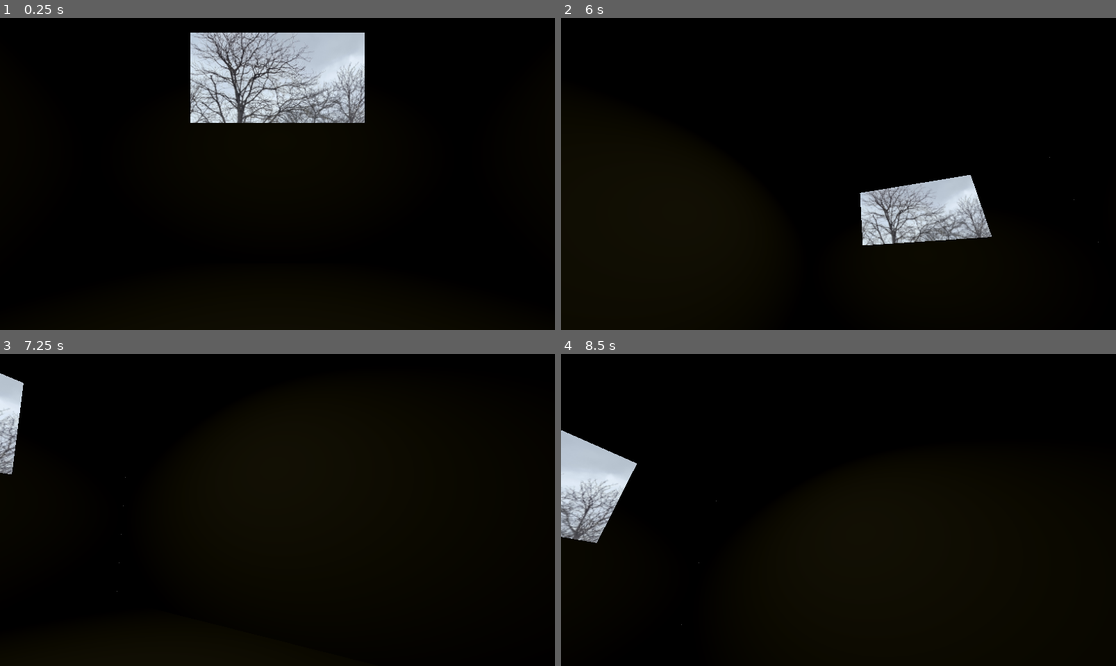
Above: before the commit, frames 1-4 (two rows, left to right).
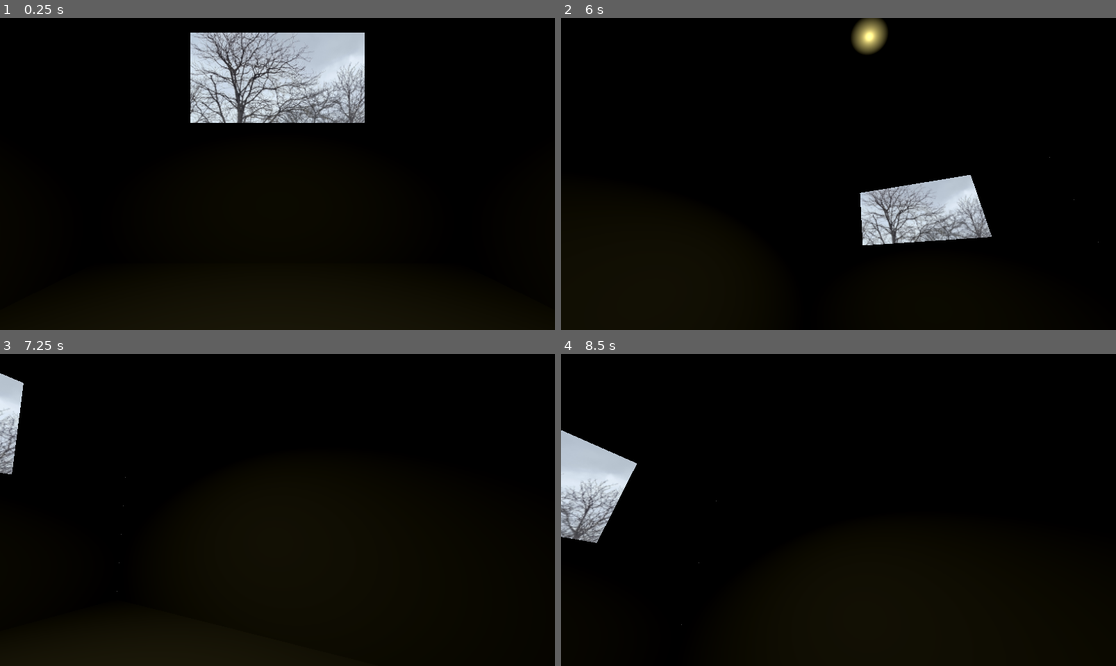
Above: after the commit, the same moments.

Repository: Nawreua/pizza-doggy-jam-4
Game: Godot game, scene res://levels/room213/room213.tscn
Two runs of this game, one before a commit and one after it. Both use one fixed random seed, a clock stepped at 60 frames per second and the inputs below. The project has no main scene, so this scene is started directly. Video files are missing from this copy of the repository; at most half a second of black plays in their place.
Inputs (mouse positions are in pixels of both pictures, inside the frame that each line leads up to):
- Up to frame 1 (0.25 s): no input
- Up to frame 2 (6 s): tap Enter at 0.5 s; move the mouse to (960, 158) at 0.52 s; hold D (turn_right) 0.53-1.28 s; move the mouse to (727, 189) at 1.27 s; hold S (move_backward) 1.28-2.03 s; move the mouse to (894, 105) at 2.02 s; hold D (turn_right) 2.03-2.78 s; move the mouse to (810, 236) at 2.77 s; hold W (move_forward) 2.78-3.53 s; move the mouse to (1005, 220) at 3.52 s; hold A (turn_left) 3.53-5.03 s; tap Space at 4.25 s; move the mouse to (672, 127) at 4.27 s; move the mouse to (866, 174) at 5.02 s; hold S (move_backward) 5.03-5.78 s; move the mouse to (755, 96) at 5.77 s; hold D (turn_right) from 5.78 s (still down)
- Up to frame 3 (7.25 s): move the mouse to (399, 494) at 6.52 s; release D (turn_right) at 6.53 s; hold W (move_forward) from 6.53 s (still down)
- Up to frame 4 (8.5 s): move the mouse to (727, 525) at 7.27 s; release W (move_forward) at 7.28 s; hold D (turn_right) 7.28-8.03 s; move the mouse to (894, 441) at 8.02 s; hold S (move_backward) from 8.03 s (still down)

The runs differ from the first frame. In frame 2, 0.6% of the frame differs, in the area x 52-66%, y 0-56%; in frame 3, less than 0.1%; in frame 4, less than 0.1%.

Commit message:
levels: refactor light and materials

Diff:
--- /dev/null
+++ b/assets/materials/wall_grey.tres
@@ -0,0 +1,4 @@
+[gd_resource type="StandardMaterial3D" format=3 uid="uid://d2wuvwotxphge"]
+
+[resource]
+albedo_color = Color(0.53333336, 0.53333336, 0.53333336, 1)
--- a/levels/room213/room213.tscn
+++ b/levels/room213/room213.tscn
@@ -1,26 +1,22 @@
 [gd_scene format=3 uid="uid://3kw4i2con0fx"]
 
 [ext_resource type="PackedScene" uid="uid://cx1t64q6n6hl6" path="res://scenes/player/player.tscn" id="1_xdukt"]
+[ext_resource type="Material" uid="uid://d2wuvwotxphge" path="res://assets/materials/wall_grey.tres" id="2_27s84"]
 [ext_resource type="Texture2D" uid="uid://bg4j3n41p84kd" path="res://assets/textures/window.png" id="2_j4gsr"]
 [ext_resource type="PackedScene" uid="uid://c6qgbxwytntu0" path="res://assets/models/door.tscn" id="3_nhgb8"]
+[ext_resource type="PackedScene" uid="uid://dxa8xtqr7xgxb" path="res://scenes/props/lights/spot_light_simple.tscn" id="3_wfikd"]
 [ext_resource type="Script" uid="uid://ckiinf2oss6nx" path="res://scripts/level_transition.gd" id="4_4nxun"]
 [ext_resource type="VideoStream" uid="uid://cjc0if3ipn2il" path="res://assets/videos/door_opening_low_res.ogv" id="4_iyrh7"]
 
-[sub_resource type="StandardMaterial3D" id="StandardMaterial3D_s7i53"]
-albedo_color = Color(0.53333336, 0.53333336, 0.53333336, 1)
-
 [sub_resource type="PlaneMesh" id="PlaneMesh_s7i53"]
-material = SubResource("StandardMaterial3D_s7i53")
+material = ExtResource("2_27s84")
 size = Vector2(4, 5)
 
 [sub_resource type="ConcavePolygonShape3D" id="ConcavePolygonShape3D_xdukt"]
 data = PackedVector3Array(2, 0, 2.5, -2, 0, 2.5, 2, 0, -2.5, -2, 0, 2.5, -2, 0, -2.5, 2, 0, -2.5)
 
-[sub_resource type="StandardMaterial3D" id="StandardMaterial3D_xdukt"]
-albedo_color = Color(0.53333336, 0.53333336, 0.53333336, 1)
-
 [sub_resource type="PlaneMesh" id="PlaneMesh_xdukt"]
-material = SubResource("StandardMaterial3D_xdukt")
+material = ExtResource("2_27s84")
 flip_faces = true
 size = Vector2(5, 3.25)
 orientation = 0
@@ -28,41 +24,29 @@
 [sub_resource type="ConcavePolygonShape3D" id="ConcavePolygonShape3D_j4gsr"]
 data = PackedVector3Array(0, -1.5, 2.5, 0, -1.5, -2.5, 0, 1.5, -2.5, 0, 1.5, 2.5, 0, -1.5, 2.5, 0, 1.5, -2.5)
 
-[sub_resource type="StandardMaterial3D" id="StandardMaterial3D_j4gsr"]
-albedo_color = Color(0.53333336, 0.53333336, 0.53333336, 1)
-
 [sub_resource type="PlaneMesh" id="PlaneMesh_j4gsr"]
-material = SubResource("StandardMaterial3D_j4gsr")
+material = ExtResource("2_27s84")
 size = Vector2(5, 3.25)
 orientation = 0
 
 [sub_resource type="ConcavePolygonShape3D" id="ConcavePolygonShape3D_nhgb8"]
 data = PackedVector3Array(0, -1.5, -2.5, 0, -1.5, 2.5, 0, 1.5, -2.5, 0, -1.5, 2.5, 0, 1.5, 2.5, 0, 1.5, -2.5)
 
-[sub_resource type="StandardMaterial3D" id="StandardMaterial3D_nhgb8"]
-albedo_color = Color(0.53333336, 0.53333336, 0.53333336, 1)
-
 [sub_resource type="PlaneMesh" id="PlaneMesh_nhgb8"]
-material = SubResource("StandardMaterial3D_nhgb8")
+material = ExtResource("2_27s84")
 size = Vector2(4, 3.25)
 orientation = 2
 
 [sub_resource type="ConcavePolygonShape3D" id="ConcavePolygonShape3D_iyrh7"]
 data = PackedVector3Array(2, -1.5, 0, -2, -1.5, 0, 2, 1.5, 0, -2, -1.5, 0, -2, 1.5, 0, 2, 1.5, 0)
 
-[sub_resource type="StandardMaterial3D" id="StandardMaterial3D_iyrh7"]
-albedo_color = Color(0.53333336, 0.53333336, 0.53333336, 1)
-
 [sub_resource type="PlaneMesh" id="PlaneMesh_iyrh7"]
-material = SubResource("StandardMaterial3D_iyrh7")
+material = ExtResource("2_27s84")
 flip_faces = true
 size = Vector2(4, 5)
 
-[sub_resource type="StandardMaterial3D" id="StandardMaterial3D_4nxun"]
-albedo_color = Color(0.53333336, 0.53333336, 0.53333336, 1)
-
 [sub_resource type="PlaneMesh" id="PlaneMesh_27s84"]
-material = SubResource("StandardMaterial3D_4nxun")
+material = ExtResource("2_27s84")
 flip_faces = true
 size = Vector2(4, 3.25)
 orientation = 2
@@ -76,7 +60,7 @@
 [node name="Room213" type="Node3D" unique_id=1320894127]
 
 [node name="Player" parent="." unique_id=798795127 instance=ExtResource("1_xdukt")]
-transform = Transform3D(1, 0, 0, 0, 1, 0, 0, 0, 1, 0, 0.22016239, 0)
+transform = Transform3D(1, 0, 0, 0, 1, 0, 0, 0, 1, 0, 0.16431761, 0)
 
 [node name="Walls" type="Node" parent="." unique_id=727796655]
 
@@ -128,10 +112,8 @@
 [node name="CollisionShape3D" type="CollisionShape3D" parent="Walls/MeshInstance3D/StaticBody3D" unique_id=1961961409]
 shape = SubResource("ConcavePolygonShape3D_4nxun")
 
-[node name="SpotLight3D" type="SpotLight3D" parent="." unique_id=267160643]
-transform = Transform3D(1, 0, 0, 0, 0.009983092, 0.9999502, 0, -0.9999502, 0.009983092, 0, 3.664088, 0)
-light_color = Color(0.56650424, 0.52036905, 0.29595044, 1)
-spot_angle = 60.0
+[node name="SpotLight3D" parent="." unique_id=83524157 instance=ExtResource("3_wfikd")]
+transform = Transform3D(1, 0, 0, 0, 0.009983092, 0.9999502, 0, -0.9999502, 0.009983092, 0, 2.9598548, 0)
 
 [node name="Sprite3D" type="Sprite3D" parent="." unique_id=1499777135]
 transform = Transform3D(0.75, 0, 0, 0, 0.75, 0, 0, 0, 0.75, 0, 2.0372922, -2.4998412)
--- /dev/null
+++ b/scenes/props/lights/spot_light_simple.tscn
@@ -0,0 +1,10 @@
+[gd_scene format=3 uid="uid://dxa8xtqr7xgxb"]
+
+[node name="SpotLight3D" type="SpotLight3D" unique_id=83524157]
+transform = Transform3D(1, 0, 0, 0, 0.009983092, 0.9999502, 0, -0.9999502, 0.009983092, 0, 0, 0)
+light_color = Color(0.5647059, 0.52156866, 0.29411766, 1)
+spot_angle = 60.0
+
+[node name="OmniLight3D" type="OmniLight3D" parent="." unique_id=1515814611]
+light_color = Color(0.5647059, 0.52156866, 0.29411766, 1)
+omni_range = 0.1861596
